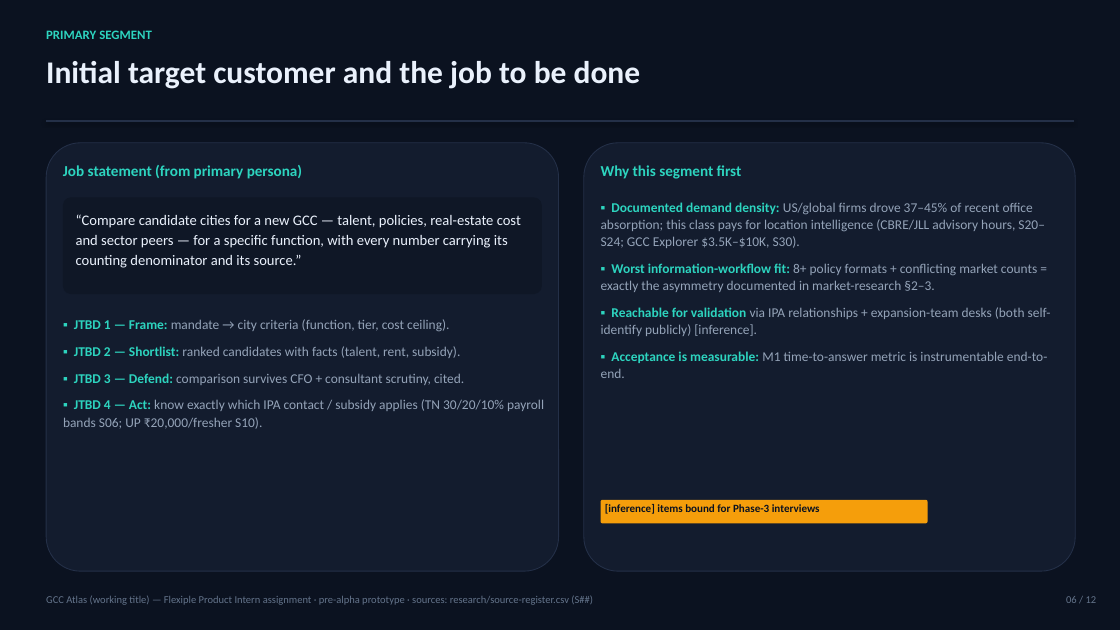
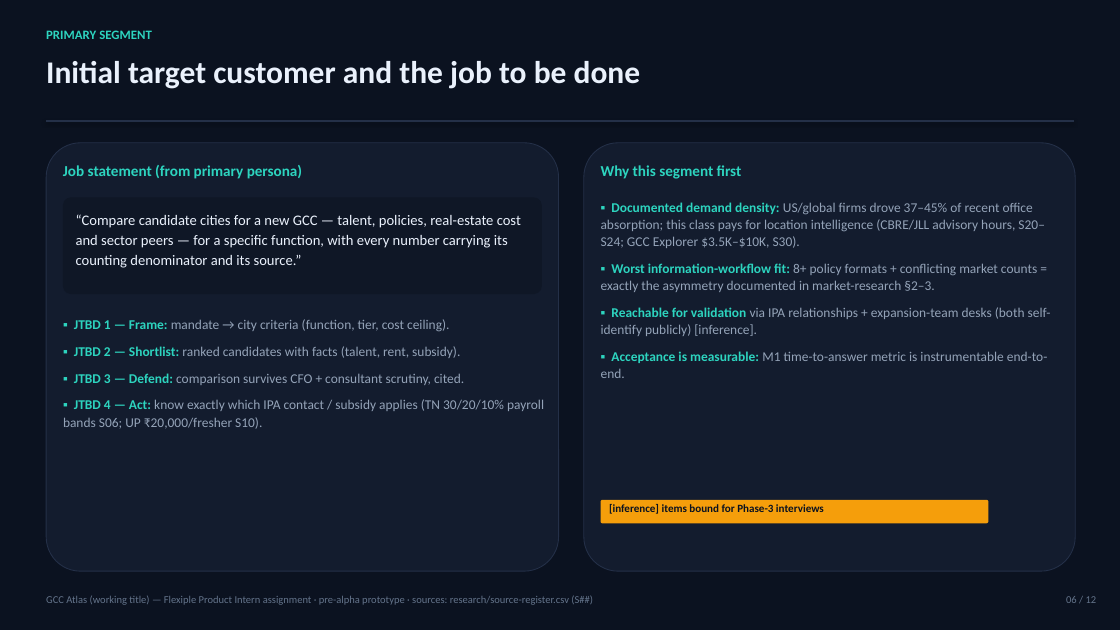
Before and after one commit to Guptsonu22/GCC-ATLAS, a slide deck: slide 6 of product/deck/gcc-atlas-strategy-deck.pptx. Drawn at 1120x630 pixels with LibreOffice and Linux fonts; fonts in the diff are those of the drawing. Boxes give left, top, right and bottom in pixels: in the first picture for what was removed or moved away, otherwise in the second. Text is boxed around its words. In the diff, an @@ line names an element or a change of style, - is before the commit and + after.

```diff
--- a/product/deck/gcc-atlas-strategy-deck.pptx
+++ b/product/deck/gcc-atlas-strategy-deck.pptx
@@ rounded rectangle: place and size @@
-rounded rectangle at [601,500,928,523]
+rounded rectangle at [601,500,989,523]
@@ text "[inference] items bound for Phase-3 ...": place and size @@
-text "[inference] items bound for Phase-3 ..." at [605,504,820,514]
+text "[inference] items bound for Phase-3 ..." at [609,504,824,514]
```
Also in this commit, not shown: 5 other slides changed, 3 other files.
